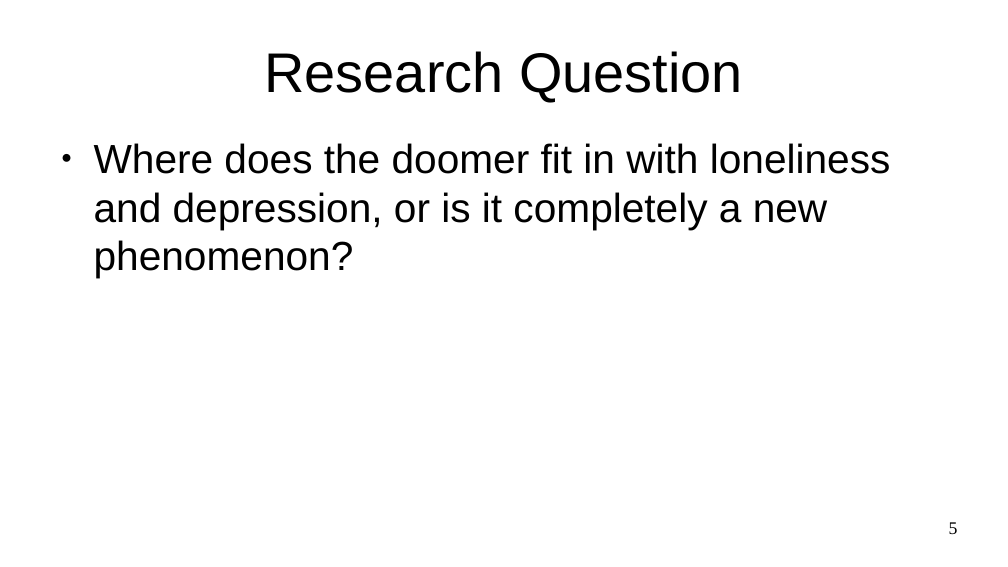
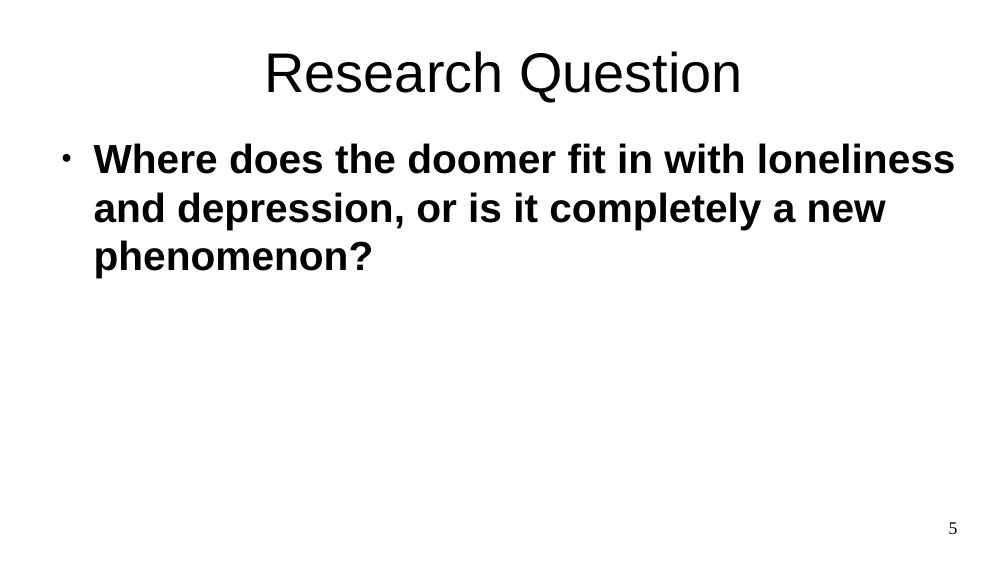
Before and after one commit to aliraeisdanaei/Doomer_Analysis, a slide deck: slide 5 of Presentations/Report.odp. Drawn at 1008x567 pixels with LibreOffice and Linux fonts; fonts in the diff are those of the drawing. Boxes give left, top, right and bottom in pixels: in the first picture for what was removed or moved away, otherwise in the second. Text is boxed around its words. In the diff, an @@ line names an element or a change of style, - is before the commit and + after.

```diff
--- a/Presentations/Report.odp
+++ b/Presentations/Report.odp
@@ text "Where does the doomer fit ..." at [94, 143, 956, 278]: bold on @@
```
Also in this commit, not shown: 7 other slides changed, 2 slides added, 1 slide removed, 2 other files.
